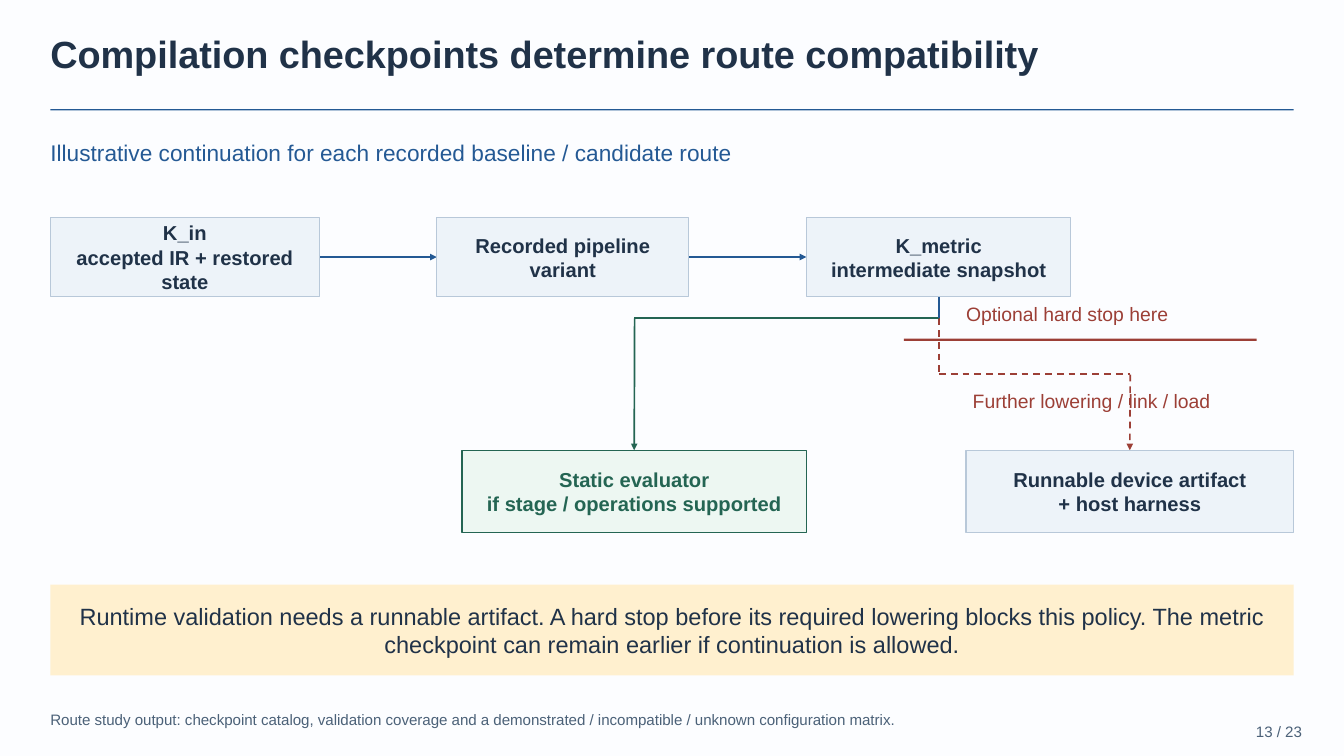
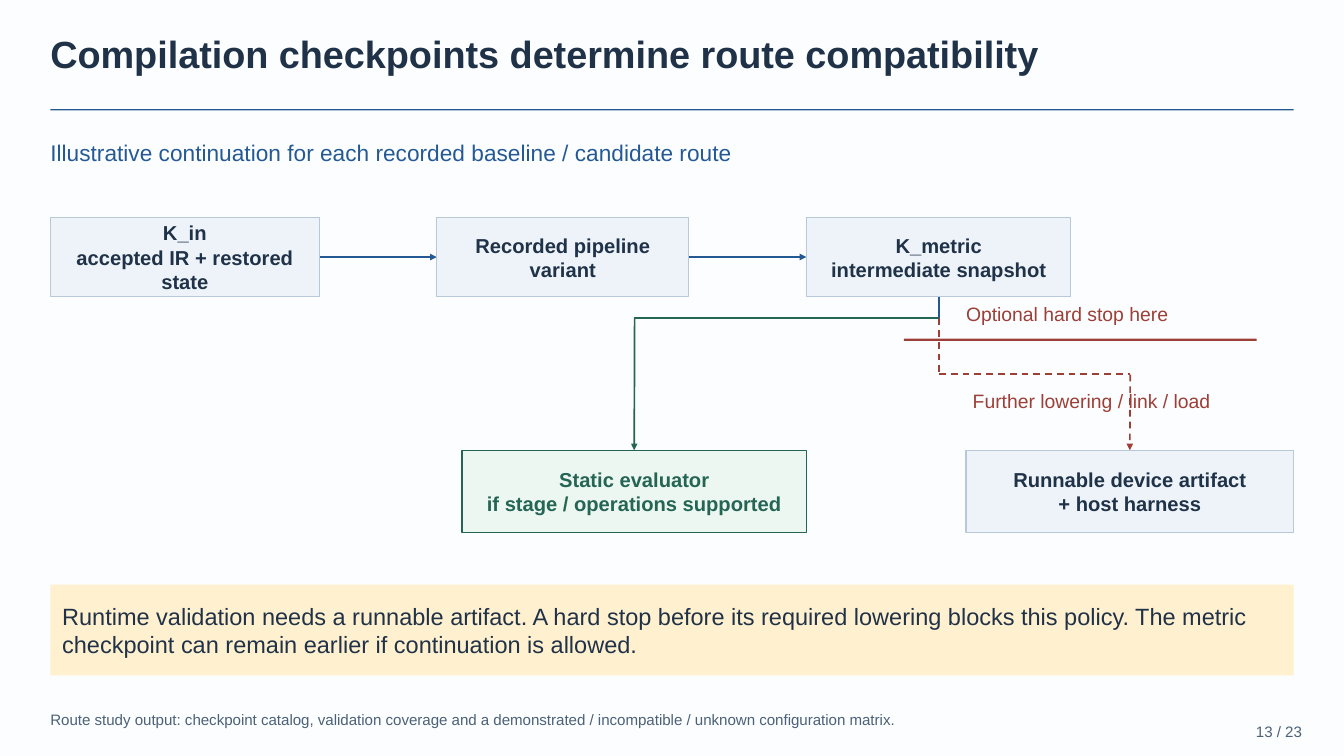
Before and after one commit to BonZirka/ascend-npu-optimization-research, a slide deck: slide 13 of output/ascend-optimization-pitch/ascend-optimization-technical.pptx. Drawn at 1344x756 pixels with LibreOffice and Linux fonts; fonts in the diff are those of the drawing. Boxes give left, top, right and bottom in pixels: in the first picture for what was removed or moved away, otherwise in the second. Text is boxed around its words. In the diff, an @@ line names an element or a change of style, - is before the commit and + after.

```diff
--- a/output/ascend-optimization-pitch/ascend-optimization-technical.pptx
+++ b/output/ascend-optimization-pitch/ascend-optimization-technical.pptx
@@ rectangle "Runtime validation needs a runnable ..." at box(50, 585, 1293, 675): alignment centre to left @@
```
Also in this commit, not shown: 5 other slides changed, 4 other files.
